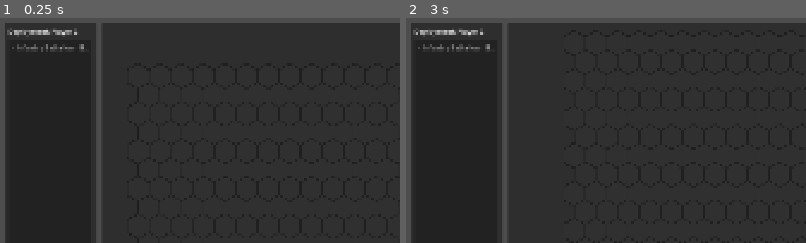
Above: before the commit, frames 1-2 (left to right).
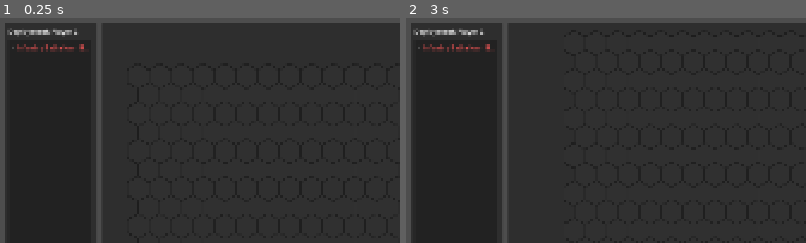
Above: after the commit, the same moments.

Repository: cpt-miche/Combat-Mission-Companion
Game: Godot game, scene res://scenes/deployment/DeploymentScreen.tscn
Two runs of this game, one before a commit and one after it. Both use one fixed random seed, a clock stepped at 60 frames per second and the inputs below. This scene is started directly instead of the project's main scene.
Inputs (mouse positions are % of the whole screen's width and height, from its top left):
- Up to frame 1 (0.25 s): no input
- Up to frame 2 (3 s): click "Finish Deployment" at 0.5 s; click "Finish Deployment" at 1.25 s; click "Finish Deployment" at 2 s; tap A at 2.75 s; drag from (49, 50) to (60, 28) at 2.77 s
The pictures show only the part of the screen within x 0-50%, y 0-50%; the shares and areas given below are measured in that part.

The runs differ from the first frame. In frame 1, 0.1% of the frame differs, in the area x 4-21%, y 11-16%; in frame 2, 0.1%.

Commit message:
Block deployment submission when units remain unplaced

Diff:
--- a/scripts/ui/deployment/DeploymentScreen.gd
+++ b/scripts/ui/deployment/DeploymentScreen.gd
@@ -18,6 +18,7 @@
 
 var _player_index := 0
 var _deployable_units: Array[Dictionary] = []
+var _unplaced_deployable_unit_ids: Dictionary = {}
 # Maintainer note: selected unit UI state lives in these two fields and is refreshed from TreeItem metadata.
 var _selected_unit_id := ""
 var _selected_unit_metadata: Dictionary = {}
@@ -455,6 +456,7 @@
 		_selected_unit_metadata = {}
 	var deployments: Dictionary = GameState.players[_player_index].get("deployments", {})
 	var coordinates_by_unit_id := _deployment_coordinates_by_unit_id(deployments)
+	_unplaced_deployable_unit_ids = _unplaced_deployable_unit_ids_from_coordinates(coordinates_by_unit_id)
 
 	var division_tree = GameState.players[_player_index].get("division_tree", {})
 	var root_item := unit_list.create_item()
@@ -484,6 +486,8 @@
 		display_label += "  [Not deployable: %s]" % block_reason
 	item.set_text(0, display_label)
 	item.set_selectable(0, block_reason.is_empty() or is_placed)
+	if block_reason.is_empty() and not is_placed:
+		item.set_custom_color(0, Color(1.0, 0.35, 0.35))
 	item.set_metadata(0, {
 		"unit": unit_data,
 		"base_block_reason": block_reason,
@@ -695,6 +699,19 @@
 			continue
 		coordinates_by_unit_id[unit_id] = String(key)
 	return coordinates_by_unit_id
+
+func _unplaced_deployable_unit_ids_from_coordinates(coordinates_by_unit_id: Dictionary) -> Dictionary:
+	var unplaced_by_id := {}
+	for deployable_unit in _deployable_units:
+		if not _is_deployable(deployable_unit):
+			continue
+		var unit_id := String(deployable_unit.get("id", ""))
+		if unit_id.is_empty():
+			continue
+		if coordinates_by_unit_id.has(unit_id):
+			continue
+		unplaced_by_id[unit_id] = true
+	return unplaced_by_id
 
 func _unit_snapshot(unit: Dictionary) -> Dictionary:
 	# Maintainer note: keep `_unit_snapshot`, `_string_for_type`, `_string_for_size`, `_size_rank`,
@@ -766,6 +783,12 @@
 			return -1
 
 func _on_finish_deployment_pressed() -> void:
+	var unplaced_count := _unplaced_deployable_unit_ids.size()
+	if unplaced_count > 0:
+		_build_deployable_unit_list()
+		_refresh_phase_ui("Place all deployable units before submitting (%d remaining)." % unplaced_count)
+		return
+
 	if _player_index == 0:
 		_run_ai_deployment_if_needed(1)
 		GameState.set_phase(GameState.Phase.DEPLOYMENT_P2)
--- a/tests/deployment_ui/DeploymentScreenIntegrationTest.gd
+++ b/tests/deployment_ui/DeploymentScreenIntegrationTest.gd
@@ -13,6 +13,7 @@
 	_test_occupied_hex_replacement_still_respects_validation_rules()
 	_test_tree_model_is_hierarchical_and_collapsed_by_default()
 	_test_non_deployable_units_stay_blocked()
+	_test_finish_deployment_requires_all_deployable_units()
 	_test_finish_deployment_phase_transitions()
 
 	if _failures.is_empty():
@@ -130,6 +131,31 @@
 	p2_screen._on_finish_deployment_pressed()
 	_assert_equal(GameState.Phase.GAMEPLAY, GameState.current_phase, "Finish deployment should advance P2 to GAMEPLAY.")
 	_cleanup_screen(p2_screen)
+
+func _test_finish_deployment_requires_all_deployable_units() -> void:
+	_reset_state(GameState.Phase.DEPLOYMENT_P1)
+	GameState.territory_map = {
+		"0,0": GameState.TerritoryOwnership.PLAYER_1,
+		"0,1": GameState.TerritoryOwnership.PLAYER_1
+	}
+	var platoon_a := _platoon("plt_a", "Platoon A")
+	var platoon_b := _platoon("plt_b", "Platoon B")
+	GameState.players[0]["division_tree"] = _root_with_children([platoon_a, platoon_b])
+
+	var screen := _spawn_screen()
+	_select_unit_by_id(screen, "plt_a")
+	screen._on_hex_selected(0, 0)
+	screen._on_finish_deployment_pressed()
+
+	_assert_equal(GameState.Phase.DEPLOYMENT_P1, GameState.current_phase, "Finish deployment should not advance phase until all deployable units are placed.")
+	_assert_true(String(screen.status_label.text).contains("Place all deployable units before submitting"), "Expected finish action to explain why submission was blocked.")
+
+	var missing_item := _find_item_by_unit_id(screen.unit_list.get_root(), "plt_b")
+	_assert_true(missing_item != null, "Expected missing deployable unit to remain visible in deployment tree.")
+	if missing_item != null:
+		_assert_true(missing_item.get_custom_color(0) == Color(1.0, 0.35, 0.35), "Expected unplaced deployable unit to be highlighted in the sidebar.")
+
+	_cleanup_screen(screen)
 
 func _reset_state(phase: int) -> void:
 	GameState.reset()
